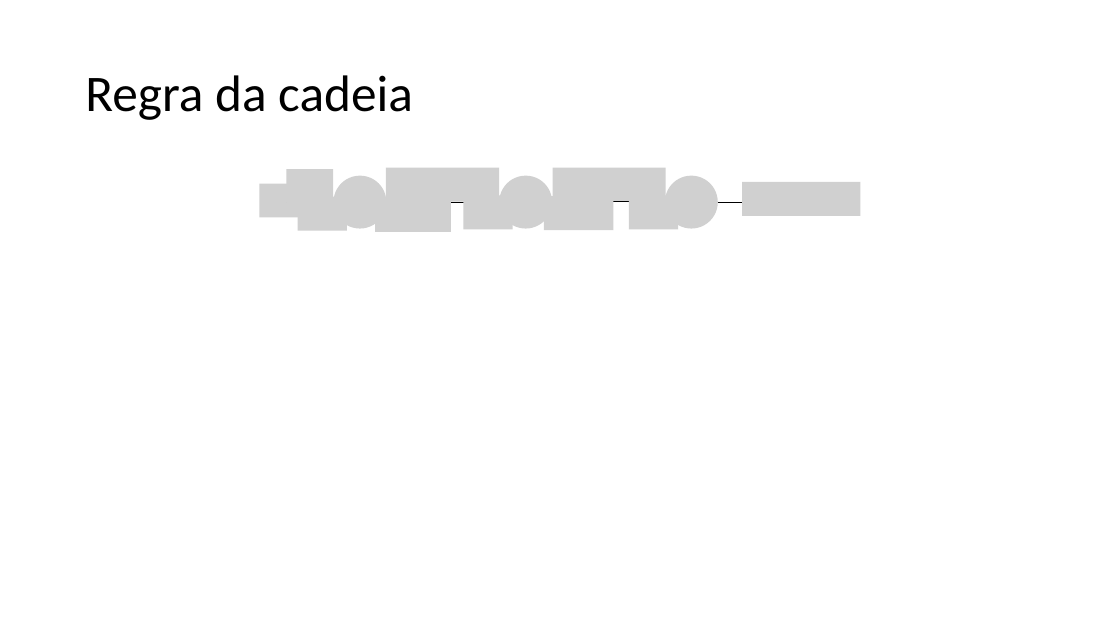
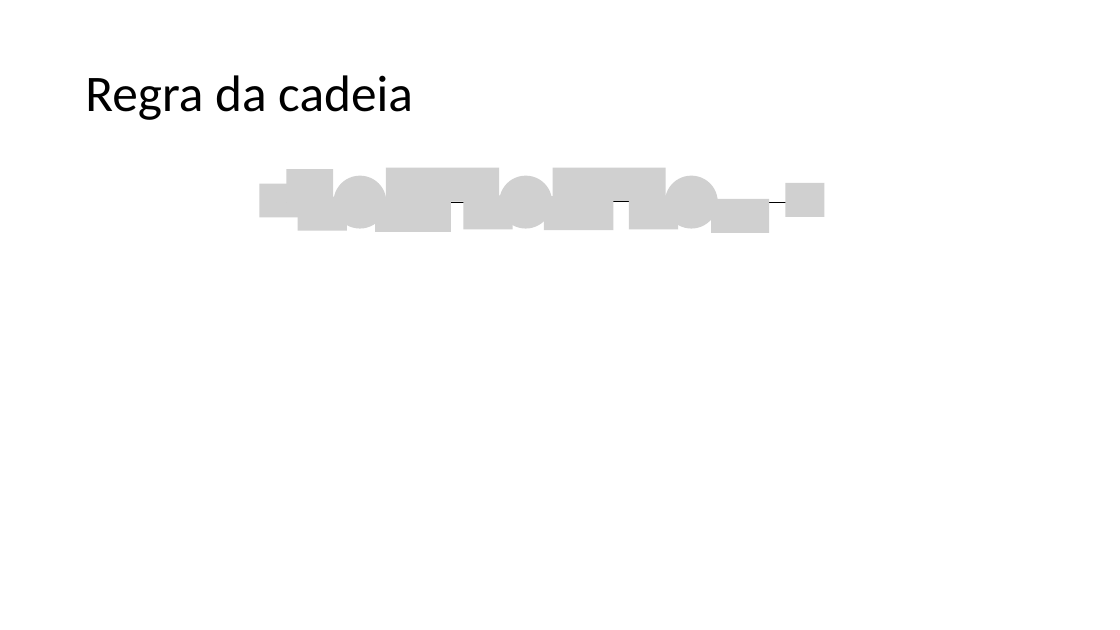
Before and after one commit to zz4fap/c24_inteligencia_artificial, a slide deck: slide 32 of slides/C24_MLP.pptx. Drawn at 1120x630 pixels with LibreOffice and Linux fonts; fonts in the diff are those of the drawing; grey boxes stand for pictures. Boxes give left, top, right and bottom in pixels: in the first picture for what was removed or moved away, otherwise in the second. Text is boxed around its words. In the diff, an @@ line names an element or a change of style, - is before the commit and + after.

Commit message:
new slides

```diff
--- a/slides/C24_MLP.pptx
+++ b/slides/C24_MLP.pptx
@@ picture added at (x1=711, y1=199, x2=769, y2=233) @@
@@ arrow moved from (718, 202) - (751, 202) to (718, 202) - (794, 202) @@
@@ picture removed at (x1=742, y1=182, x2=860, y2=216) @@
@@ picture added at (x1=786, y1=183, x2=824, y2=217) @@
```
Also in this commit, not shown: 12 slides added, 4 slides removed.
